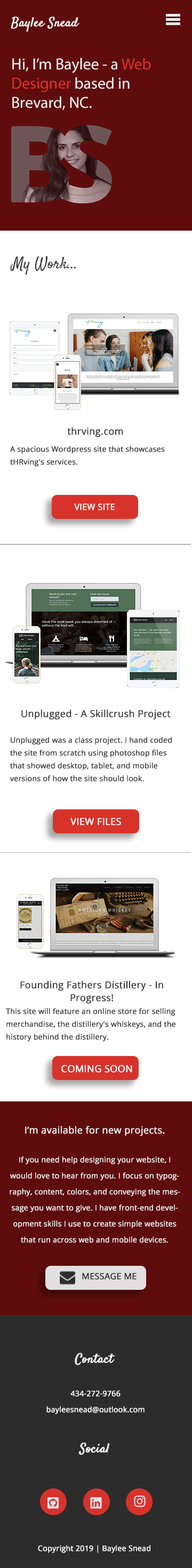
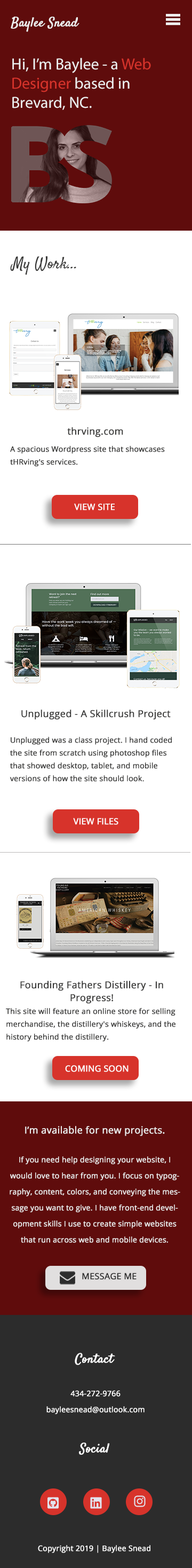
Comparing the layer stacks of the two (192, 1568) images. Changes:
painted on "VIEW FILES" over (70, 817, 122, 826)
painted on "COMING SOON" over (61, 1065, 133, 1073)
